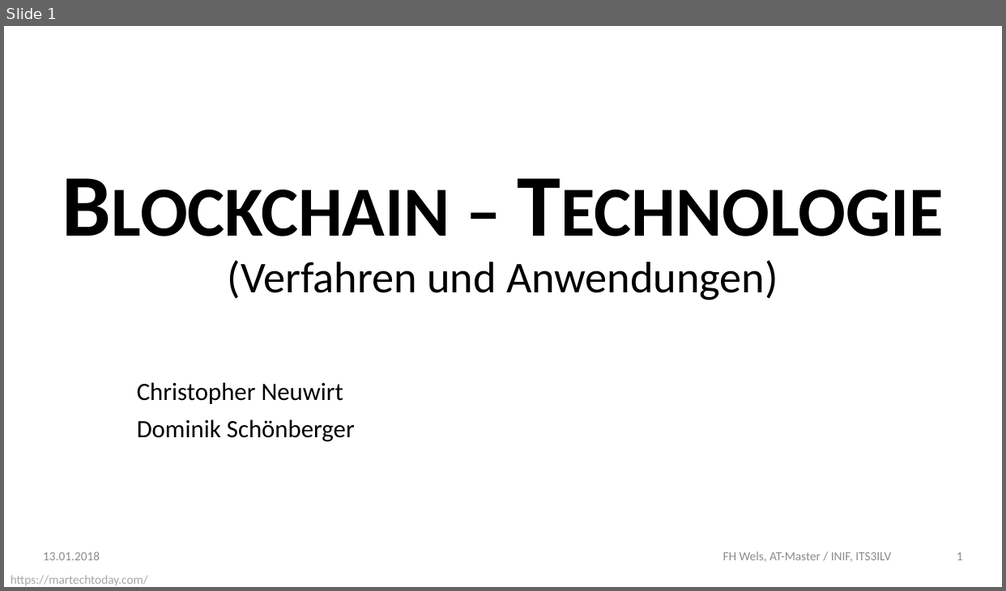
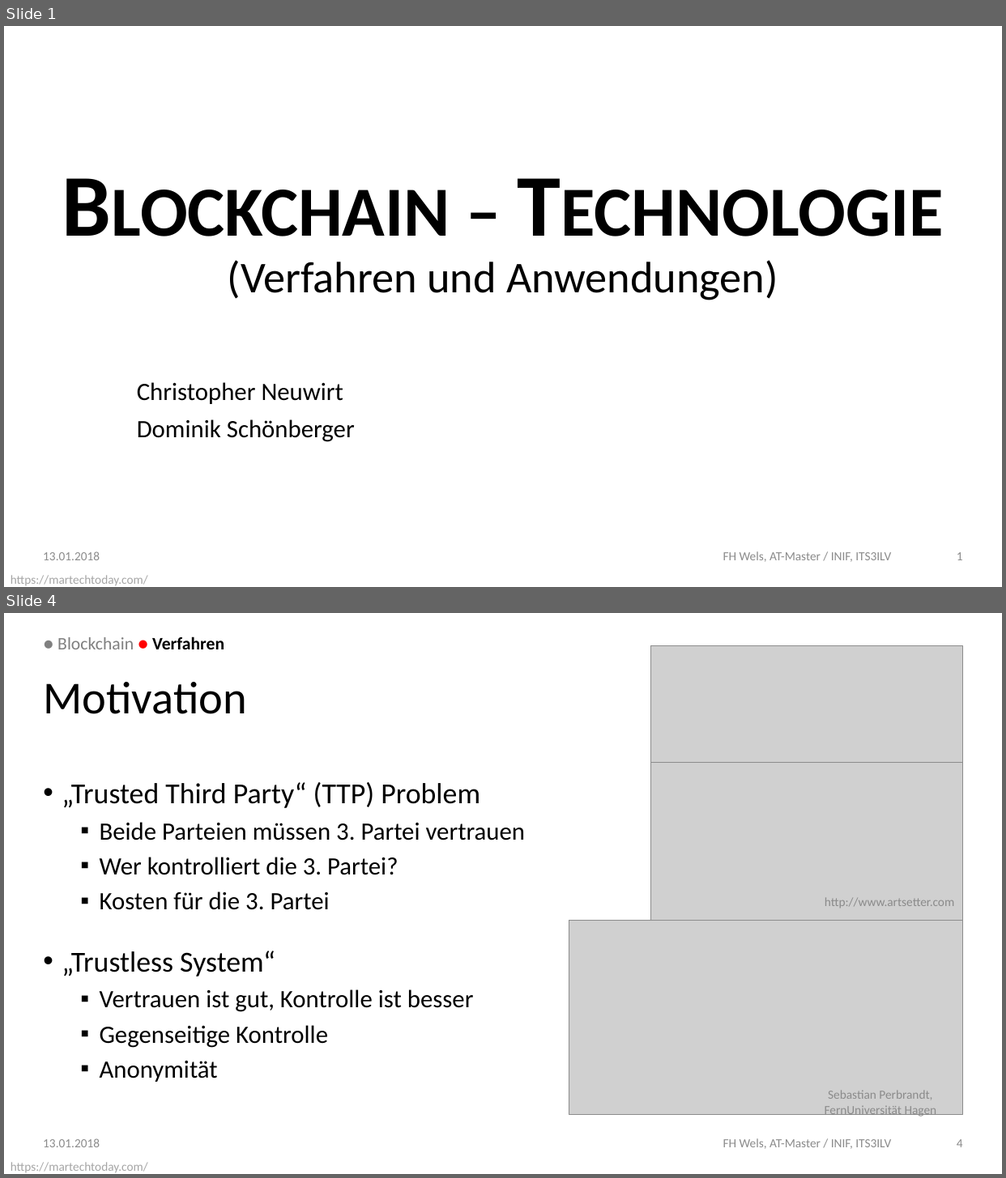
Before and after one commit to DoSchoe/ITS, a slide deck: Präsentation/Blockchain – Technologie.pptx. Shown one above the other, each under a label of ours: slide 1 before the commit, slides 1 and 4 after it; the slides between them are not shown. The pictures are 1006x591 and 1006x1178 pixels, drawn with LibreOffice and Linux fonts; fonts in the diff are those of the drawing; grey boxes stand for pictures; background and template pictures are left out. Boxes give left, top, right and bottom in pixels: in the first picture for what was removed or moved away, otherwise in the second. Text is boxed around its words. In the diff, an @@ line names an element or a change of style, - is before the commit and + after.

```diff
--- a/Präsentation/Blockchain – Technologie.pptx
+++ b/Präsentation/Blockchain – Technologie.pptx
@@ slide 4 added at [4,613,1002,1174], background picture (left out); not listed: 1 template element that a slide beside it also shows @@
@@ text added at [57,636,224,649], 16 pt, text #808080 @@
+● Blockchain ● Verfahren
@@ picture added at [650,646,962,924] @@
@@ title added at [43,682,247,714], 41.6 pt, text #000000 @@
+Motivation
@@ text added at [62,782,526,1082], 22.7 pt, text #000000 @@
+• „Trusted Third Party“ (TTP) Problem
+  ▪ Beide Parteien müssen 3. Partei vertrauen
+  ▪ Wer kontrolliert die 3. Partei?
+  ▪ Kosten für die 3. Partei
+• „Trustless System“
+  ▪ Vertrauen ist gut, Kontrolle ist besser
+  ▪ Gegenseitige Kontrolle
+  ▪ Anonymität
@@ picture added at [650,763,962,924] @@
@@ text added at [825,897,954,908], 11.3 pt, text #8C8C8C @@
+http://www.artsetter.com
@@ picture added at [569,921,962,1115] @@
@@ text added at [825,1090,937,1118], 11.3 pt, text #8C8C8C @@
+Sebastian Perbrandt, FernUniversität Hagen
@@ text added at [43,1139,100,1148], 11.3 pt, text #8C8C8C @@
+13.01.2018
@@ text added at [723,1139,891,1149], 11.3 pt, text #8C8C8C @@
+FH Wels, AT-Master / INIF, ITS3ILV
@@ page number added at [957,1139,963,1148], 11.3 pt, text #8C8C8C @@
+4
```
Also in this commit, not shown: 6 slides changed, 3 other slides added, 2 other files.
